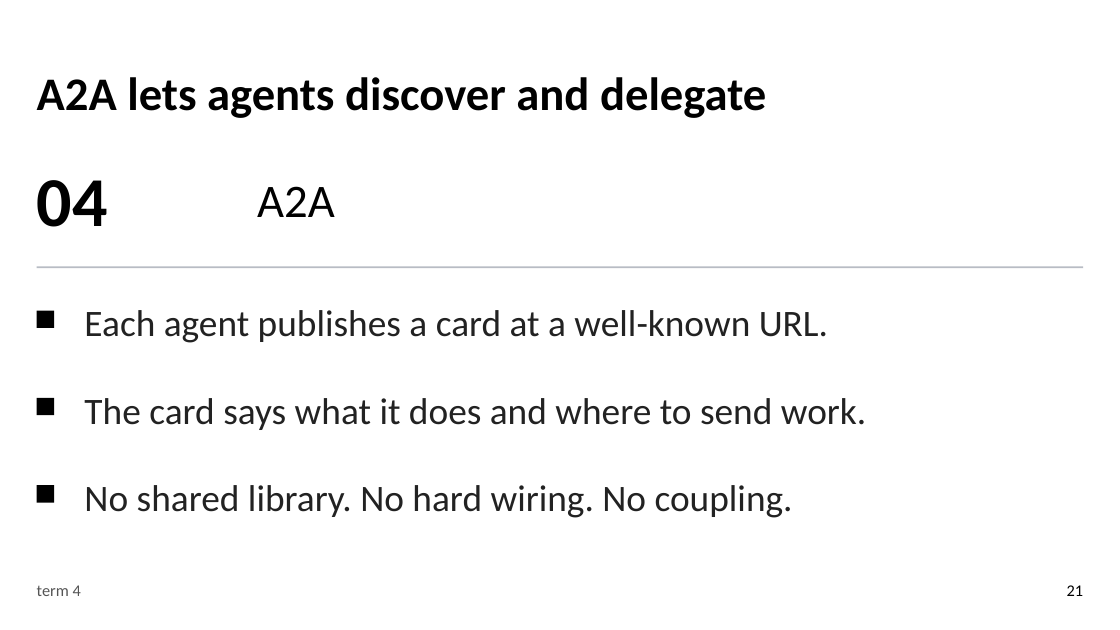
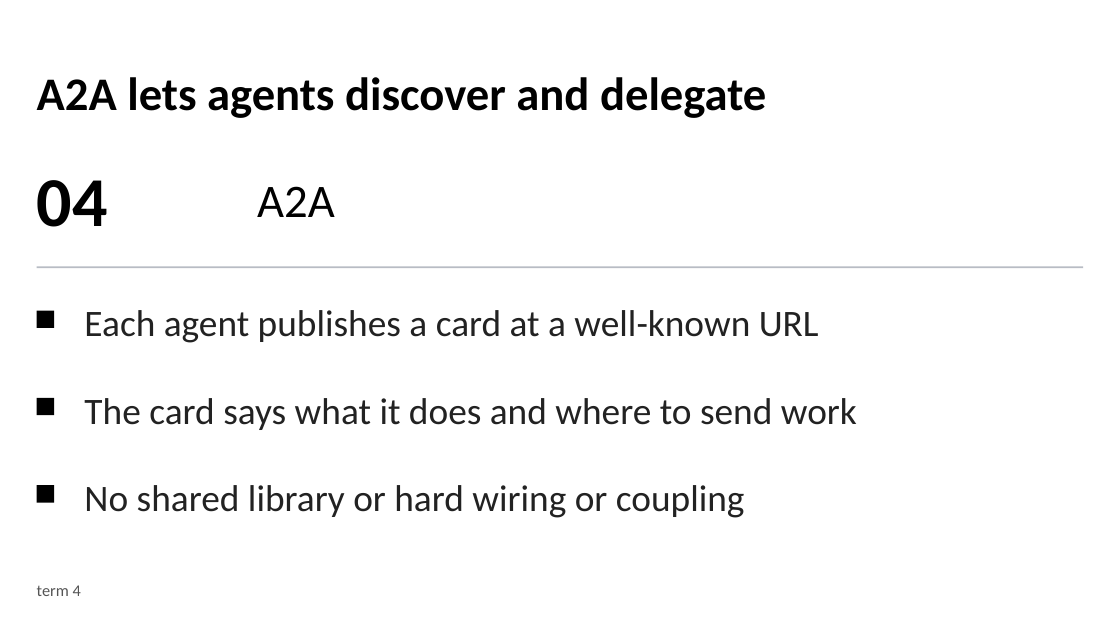
Before and after one commit to devlinduldulao/agents-and-skill-demo, a slide deck: slide 37 of ai-agent-terms-full-talk.pptx (slide 21 before the commit). Drawn at 1120x630 pixels with LibreOffice and Linux fonts; fonts in the diff are those of the drawing. Boxes give left, top, right and bottom in pixels: in the first picture for what was removed or moved away, otherwise in the second. Text is boxed around its words. In the diff, an @@ line names an element or a change of style, - is before the commit and + after.

```diff
--- a/ai-agent-terms-full-talk.pptx
+++ b/ai-agent-terms-full-talk.pptx
@@ text at (x1=84, y1=310, x2=819, y2=343): text changed @@
-Each agent publishes a card at a well-known URL.
+Each agent publishes a card at a well-known URL
@@ text at (x1=84, y1=398, x2=857, y2=430): text changed @@
-The card says what it does and where to send work.
+The card says what it does and where to send work
@@ text at (x1=84, y1=485, x2=745, y2=518): text changed @@
-No shared library. No hard wiring. No coupling.
+No shared library or hard wiring or coupling
@@ text removed at (x1=1067, y1=585, x2=1084, y2=596) @@
-21
```
Also in this commit, not shown: 14 other slides changed, 27 slides added, 11 slides removed, 1 other file.
